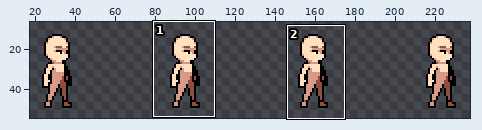
File history of a sprite sheet, public/assets/Characters/Human/Inworld/Idle/East/sheet.png. The first picture is a wide view before the edit; the outline marks the close-up.
Close-up. Earlier state:
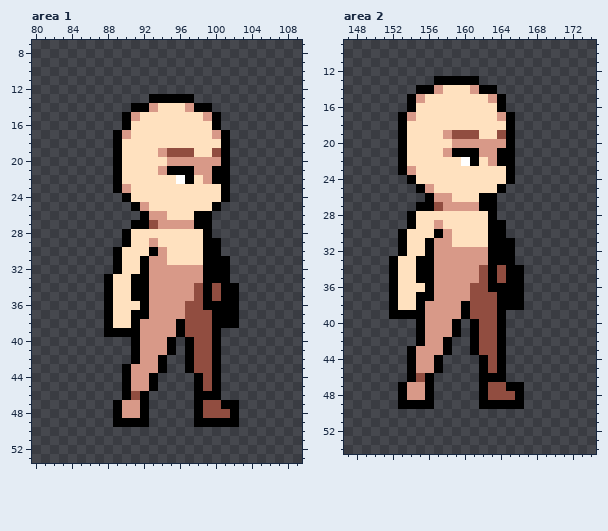
The file is 256x64 pixels. Shown: area 1: x 80..109, y 7..53; area 2: x 147..174, y 9..54. The wide view leaves out empty margins. The commit also changed other parts of the picture, which this record leaves out.
Once edited:
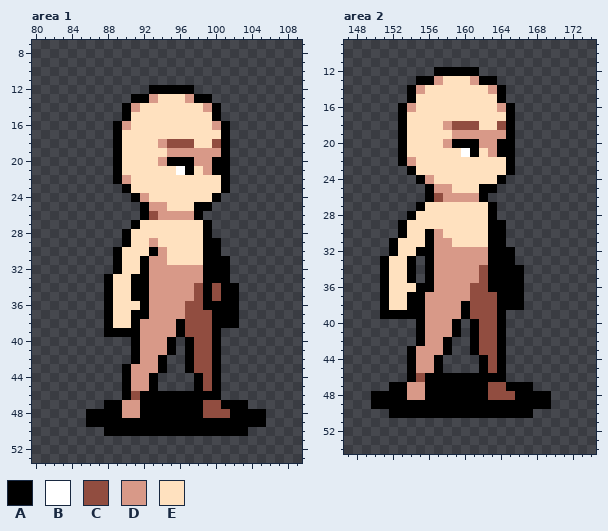
Palette (. is transparent): A #000000  B #ffffff  C #914d40  D #d89988  E #ffe1bf
Difference:
--- area 1
@@ x 87..103 @@
 11 .................
-12 .................
-13 ......AAAAA......
-14 ....AADEEEDAA....
-15 ...ADEEEEEEEDA...
-16 ...AEEEEEEEEEA...
-17 ..ADEEEEEEEEEDA..
-18 ..AEEEEEEEEEEEA..
-19 ..AEEEEDCCCEECA..
-20 ..AEEEEEDDDDDDA..
-21 ..AEEEEDAAADDAA..
-22 ..AEEEEEEBAEDAA..
-23 ..ADEEEEEEEEEEA..
-24 ...AEEEEEEEEEEA..
-25 ....ADEEEEEEEA...
-26 .....ADDEEEAA....
-27 ....AACDDDDAA....
+12 ......AAAAA......
+13 ....AADEEEDAA....
+14 ...ADEEEEEEEDA...
+15 ...AEEEEEEEEEA...
+16 ..ADEEEEEEEEEDA..
+17 ..AEEEEEEEEEEEA..
+18 ..AEEEEDCCCEECA..
+19 ..AEEEEEDDDDDDA..
+20 ..AEEEEDAAADDAA..
+21 ..AEEEEEEBAEDAA..
+22 ..ADEEEEEEEEEEA..
+23 ...AEEEEEEEEEEA..
+24 ....ADEEEEEEEA...
+25 .....ADDEEEAA....
+26 .....ACDDDDA.....
+27 ....AEEEEEEEA....
 28 ...AEEEEEEEEA....
@@ x 80..109 @@
 45 ..........ADDA....ACA.........
-46 ..........ACA.....AAA.........
-47 .........ADDA.....ACCAA.......
-48 .........ADDA.....ACCCA.......
-49 .........AAAA.....AAAAA.......
-50 ..............................
+46 ..........ACAAAAAAAAA.........
+47 ........AADDAAAAAAACCAAA......
+48 ......AAAADDAAAAAAACCCAAAA....
+49 ......AAAAAAAAAAAAAAAAAAAA....
+50 ........AAAAAAAAAAAAAAAA......
 51 ..............................
--- area 2
@@ x 149..167 @@
 11 ...................
-12 ...................
-13 ........AAAAA......
-14 ......AADEEEDAA....
-15 .....ADEEEEEEEDA...
-16 .....AEEEEEEEEEA...
-17 ....ADEEEEEEEEEDA..
-18 ....AEEEEEEEEEEEA..
-19 ....AEEEEDCCCEECA..
-20 ....AEEEEEDDDDDDA..
-21 ....AEEEEDAAADDAA..
-22 ....AEEEEEEBAEDAA..
-23 ....ADEEEEEEEEEEA..
-24 .....AEEEEEEEEEEA..
-25 ......ADEEEEEEEA...
-26 .......ADDEEEAA....
-27 ......AACDDDDAA....
+12 ........AAAAA......
+13 ......AADEEEDAA....
+14 .....ADEEEEEEEDA...
+15 .....AEEEEEEEEEA...
+16 ....ADEEEEEEEEEDA..
+17 ....AEEEEEEEEEEEA..
+18 ....AEEEEDCCCEECA..
+19 ....AEEEEEDDDDDDA..
+20 ....AEEEEDAAADDAA..
+21 ....AEEEEEEBAEDAA..
+22 ....ADEEEEEEEEEEA..
+23 .....AEEEEEEEEEEA..
+24 ......ADEEEEEEEA...
+25 .......ADDEEEAA....
+26 .......ACDDDDA.....
+27 ......AEEEEEEEA....
 28 .....AEEEEEEEEA....
-29 .....AEEDEEEEEAA...
-30 ....AEEEADEEEEAA...
-31 ....AEEADDEEEEAAA..
-32 ....AEEADDDDDDAAA..
-33 ...AEEAADDDDDDAAA..
-34 ...AEEAADDDDDCACAA.
-35 ...AEEAADDDDDCACAA.
-36 ...AEEEADDDDCCAAAA.
-37 ...AEEAADDDDCCCAAA.
-38 ...AEEADDDDACCCAAA.
-39 ...AAAADDDDACCCA...
+29 ....AEEEEEEEEEAA...
+30 ....AEEADEEEEEAA...
+31 ...AEEEADDEEEEAA...
+32 ...AEEAADDDDDDAAA..
+33 ..AEEA.ADDDDDDAAA..
+34 ..AEEA.ADDDDDCAAAA.
+35 ..AEEA.ADDDDDCAAAA.
+36 ..AEEEAADDDDCCAAAA.
+37 ..AEEAADDDDDCCCAAA.
+38 ..AEEAADDDDACCCAAA.
+39 ..AAAAADDDDACCCA...
 40 ......ADDDA.ACCA...
@@ x 147..174 @@
 45 .......ADDA....ACA..........
-46 .......ACA.....AAA..........
-47 ......ADDA.....ACCAA........
-48 ......ADDA.....ACCCA........
-49 ......AAAA.....AAAAA........
-50 ............................
+46 .......ACAAAAAAAAA..........
+47 .....AADDAAAAAAACCAAA.......
+48 ...AAAADDAAAAAAACCCAAAA.....
+49 ...AAAAAAAAAAAAAAAAAAAA.....
+50 .....AAAAAAAAAAAAAAAA.......
 51 ............................
